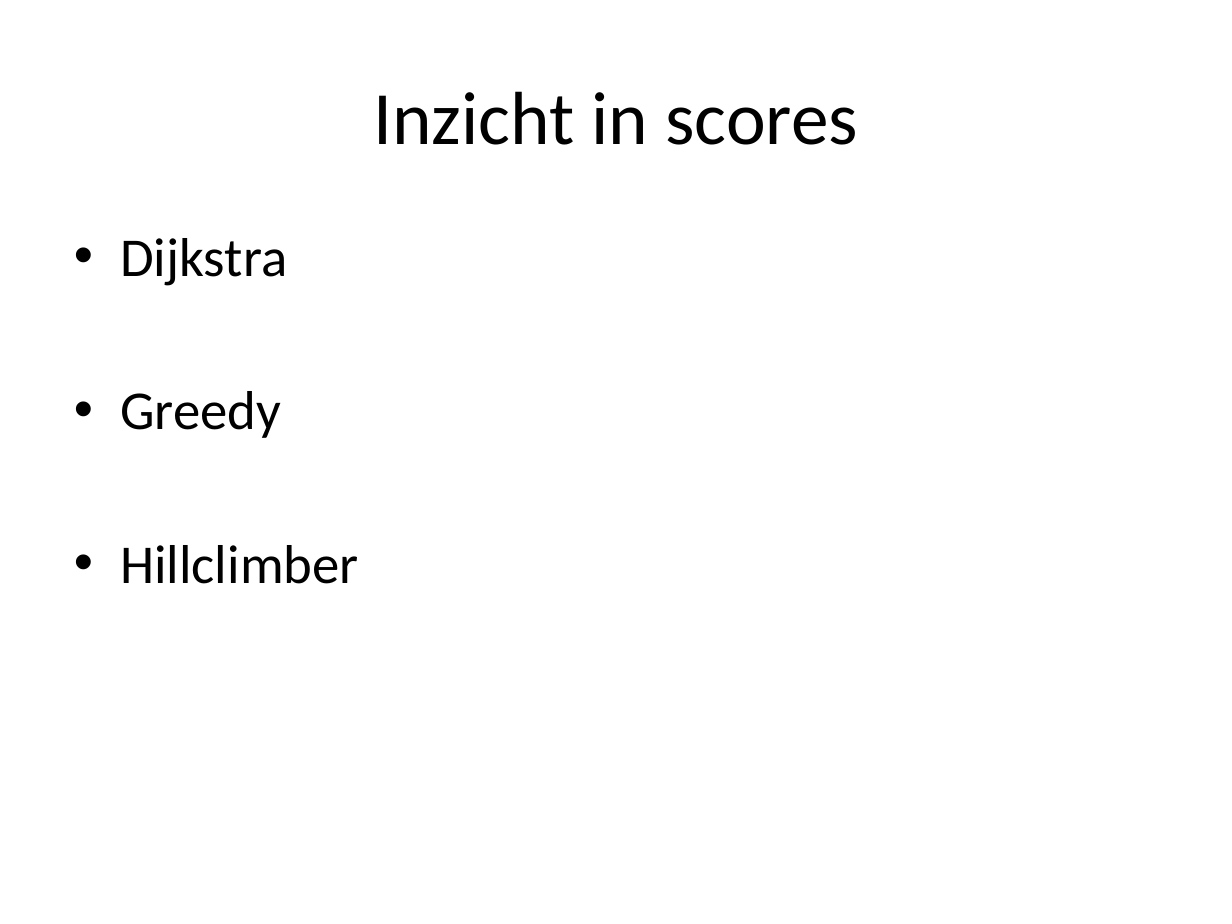
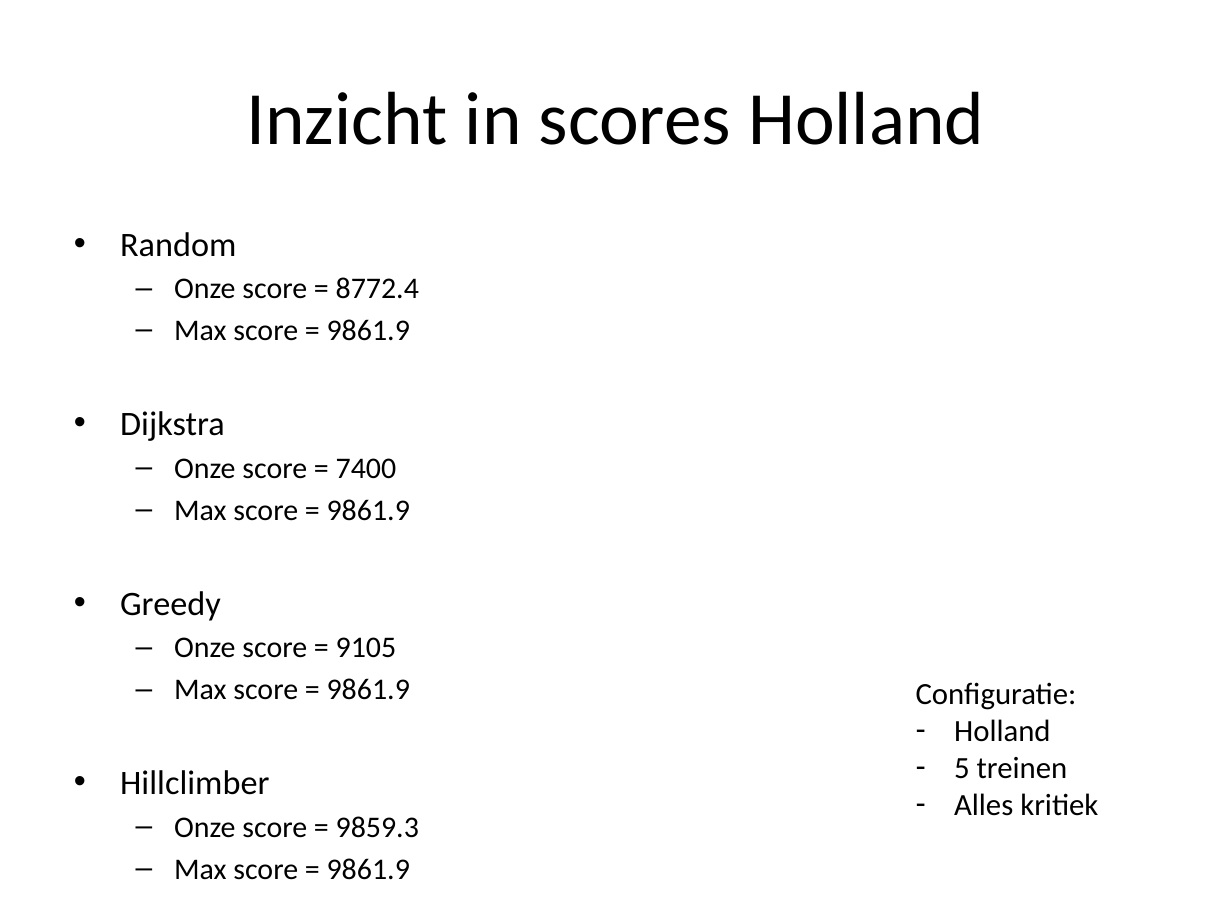
Before and after one commit to joosthintzen40/railNL, a slide deck: slide 6 of Presentaties/RailNL_week7.pptx. Drawn at 1232x924 pixels with LibreOffice and Linux fonts; fonts in the diff are those of the drawing; background and template pictures are left out. Boxes give left, top, right and bottom in pixels: in the first picture for what was removed or moved away, otherwise in the second. Text is boxed around its words. In the diff, an @@ line names an element or a change of style, - is before the commit and + after.

```diff
--- a/Presentaties/RailNL_week7.pptx
+++ b/Presentaties/RailNL_week7.pptx
@@ title at box(247, 91, 984, 145): text changed @@
-Inzicht in scores
+Inzicht in scores Holland
@@ text at box(120, 232, 419, 341): paragraphs added @@
+• Random
+  – Onze score = 8772.4
+  – Max score = 9861.9
@@ text at box(120, 411, 269, 795): size 32 to 20 pt in "Dijkstra", "Greedy", "Hillclimber"; less space between paragraphs @@
@@ text at box(174, 458, 410, 521): paragraphs added @@
+  – Onze score = 7400
+  – Max score = 9861.9
@@ text at box(174, 637, 410, 700): paragraphs added @@
+  – Onze score = 9105
+  – Max score = 9861.9
@@ text added at box(916, 682, 1098, 816), 18 pt, text #000000 @@
+Configuratie:
+– Holland
+– 5 treinen
+– Alles kritiek
@@ text at box(174, 816, 419, 880): paragraphs added @@
+  – Onze score = 9859.3
+  – Max score = 9861.9
```
Also in this commit, not shown: 3 other slides changed, 1 slide added, 2 other files.
